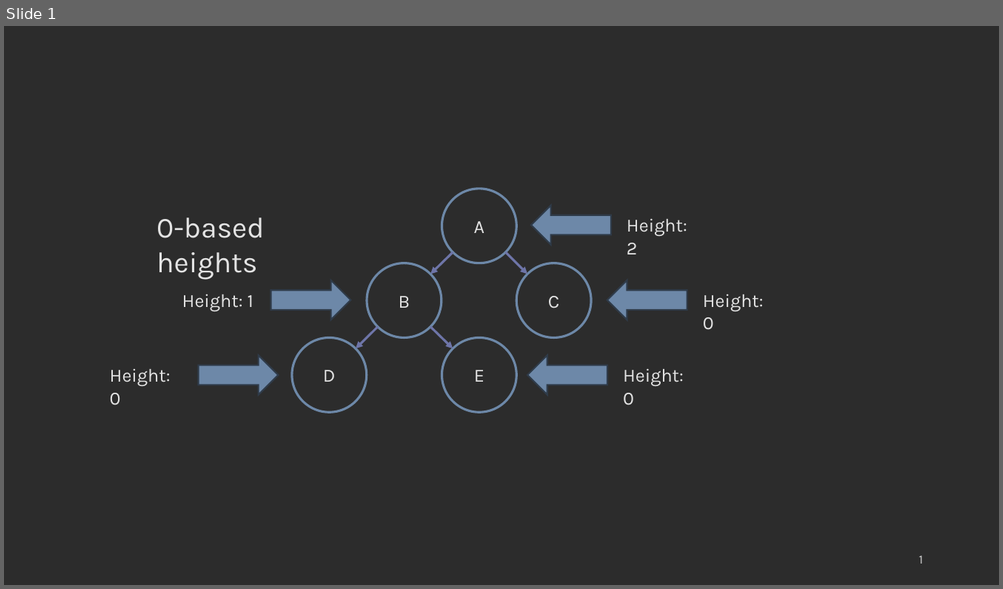
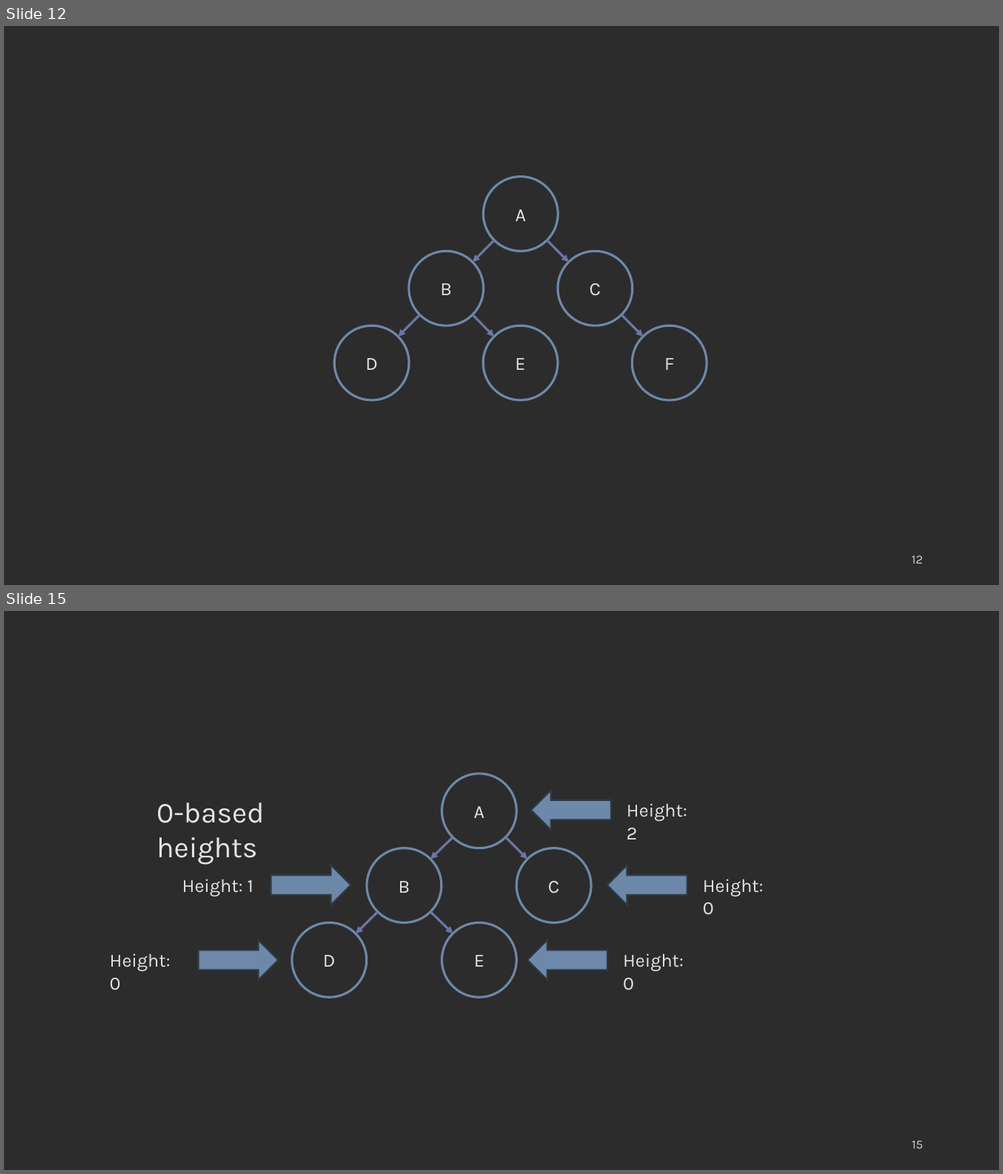
Before and after one commit to COP3530/edugator-content, a slide deck: trees/trees/images-ppt.pptx. Shown one above the other, each under a label of ours: slide 1 before the commit, slides 12 and 15 after it; the slides between them are not shown. The pictures are 1003x589 and 1003x1174 pixels, drawn with LibreOffice and Linux fonts; fonts in the diff are those of the drawing. Boxes give left, top, right and bottom in pixels: in the first picture for what was removed or moved away, otherwise in the second. Text is boxed around its words. In the diff, an @@ line names an element or a change of style, - is before the commit and + after.

```diff
--- a/trees/trees/images-ppt.pptx
+++ b/trees/trees/images-ppt.pptx
@@ slide 12 added at <box>4,26,999,585</box>, background #2C2C2C @@
@@ ellipse added at <box>483,177,558,251</box>, outline #6D88A8 2.25 pt, 18 pt, text #E4E4E4 @@
+A
@@ arrow added from (494, 240) to (472, 263), #6E75A8 2.25 pt @@
@@ arrow added from (547, 240) to (569, 263), #6E75A8 2.25 pt @@
@@ ellipse added at <box>409,251,484,326</box>, outline #6D88A8 2.25 pt, 18 pt, text #E4E4E4 @@
+B
@@ ellipse added at <box>558,251,632,326</box>, outline #6D88A8 2.25 pt, 18 pt, text #E4E4E4 @@
+C
@@ ellipse added at <box>335,326,409,400</box>, outline #6D88A8 2.25 pt, 18 pt, text #E4E4E4 @@
+D
@@ arrow added from (420, 315) to (398, 337), #6E75A8 2.25 pt @@
@@ arrow added from (472, 315) to (494, 337), #6E75A8 2.25 pt @@
@@ ellipse added at <box>483,326,558,400</box>, outline #6D88A8 2.25 pt, 18 pt, text #E4E4E4 @@
+E
@@ arrow added from (621, 315) to (643, 337), #6E75A8 2.25 pt @@
@@ ellipse added at <box>632,326,707,400</box>, outline #6D88A8 2.25 pt, 18 pt, text #E4E4E4 @@
+F
@@ page number added at <box>911,556,922,564</box>, 12 pt, text #D1D1D1 @@
+12
@@ what was slide 1 is now slide 15 @@
@@ page number at <box>911,1141,922,1149</box>: text changed @@
-1
+15
```
Also in this commit, not shown: 13 other slides added, 11 other files.
